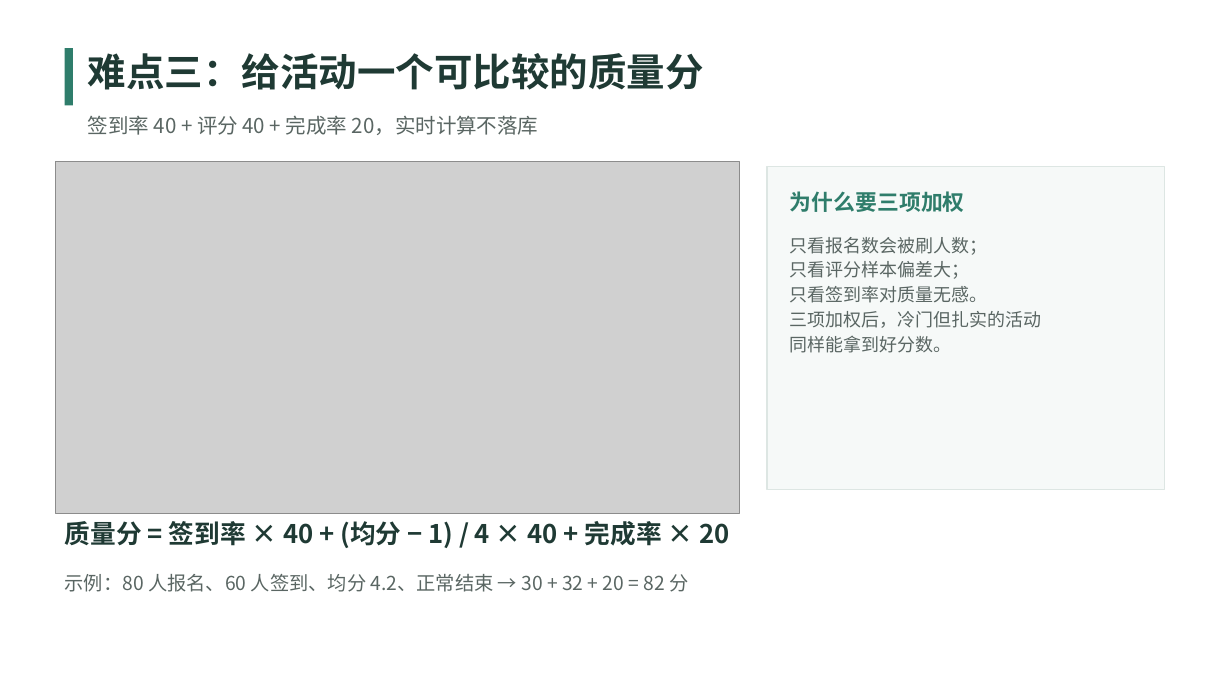
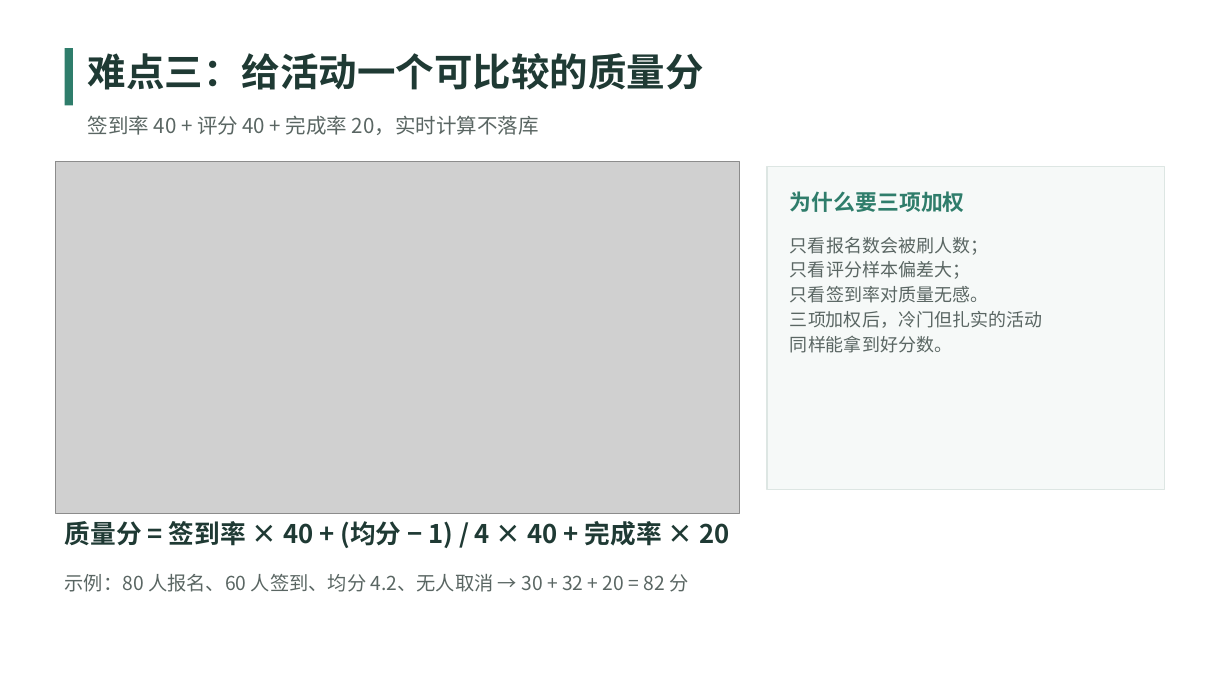
Before and after one commit to tkRRRRRR/Campus-Event-Management-System, a slide deck: slide 9 of doc/答辩PPT.pptx. Drawn at 1232x693 pixels with LibreOffice and Linux fonts; fonts in the diff are those of the drawing; grey boxes stand for pictures. Boxes give left, top, right and bottom in pixels: in the first picture for what was removed or moved away, otherwise in the second. Text is boxed around its words. In the diff, an @@ line names an element or a change of style, - is before the commit and + after.

```diff
--- a/doc/答辩PPT.pptx
+++ b/doc/答辩PPT.pptx
@@ text at <box>65,574,688,592</box>: text changed @@
-示例：80 人报名、60 人签到、均分 4.2、正常结束 → 30 + 32 + 20 = 82 分
+示例：80 人报名、60 人签到、均分 4.2、无人取消 → 30 + 32 + 20 = 82 分
```
Also in this commit, not shown: 13 other files.
